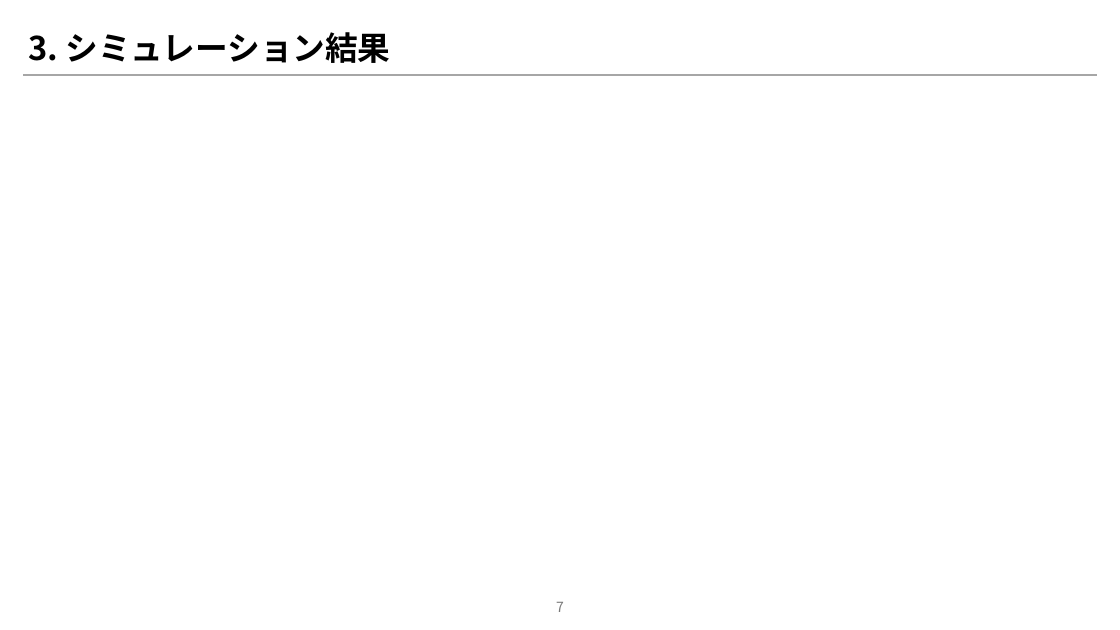
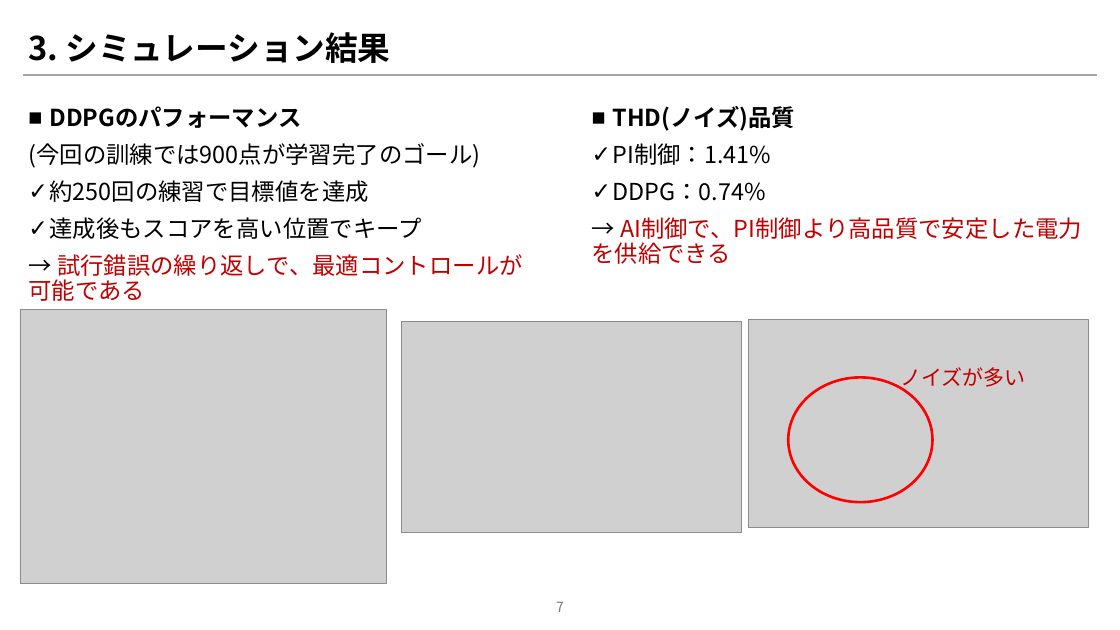
Before and after one commit to NamelessKingOfTheAbyss/TreatiseSearch, a slide deck: slide 7 of Design_of_Controller_for_three-phase_Grid-Connected_Inverter_Using_Reinforcement_Learning/論文紹介パワポ.pptx. Drawn at 1120x630 pixels with LibreOffice and Linux fonts; fonts in the diff are those of the drawing; grey boxes stand for pictures. Boxes give left, top, right and bottom in pixels: in the first picture for what was removed or moved away, otherwise in the second. Text is boxed around its words. In the diff, an @@ line names an element or a change of style, - is before the commit and + after.

Commit message:
強化学習を用いた三相系統連系インバータ用制御器の設計に関するプレゼンテーション資料を更新

```diff
--- a/Design_of_Controller_for_three-phase_Grid-Connected_Inverter_Using_Reinforcement_Learning/論文紹介パワポ.pptx
+++ b/Design_of_Controller_for_three-phase_Grid-Connected_Inverter_Using_Reinforcement_Learning/論文紹介パワポ.pptx
@@ text added at <box>28,106,523,301</box>, 20 pt, text #000000 @@
+■ DDPGのパフォーマンス
+(今回の訓練では900点が学習完了のゴール)
+✓ 約250回の練習で目標値を達成
+✓ 達成後もスコアを高い位置でキープ
+→ 試行錯誤の繰り返しで、最適コントロールが可能である
@@ text added at <box>613,106,1082,243</box>, 20 pt, text #000000 @@
+■ THD(ノイズ)品質
+✓ PI制御：1.41%
+✓ DDPG：0.74%
+→ AI制御で、PI制御より高品質で安定した電力を供給できる
@@ picture added at <box>20,310,386,584</box> @@
@@ picture added at <box>402,322,742,533</box> @@
@@ picture added at <box>749,319,1089,528</box> @@
@@ ellipse added at <box>788,377,933,502</box>, outline #FF0000 2.25 pt @@
@@ text added at <box>900,367,1025,390</box>, 18 pt, text #C00000 @@
+ノイズが多い
```
Also in this commit, not shown: 5 other slides changed, 1 slide added, 1 other file.
